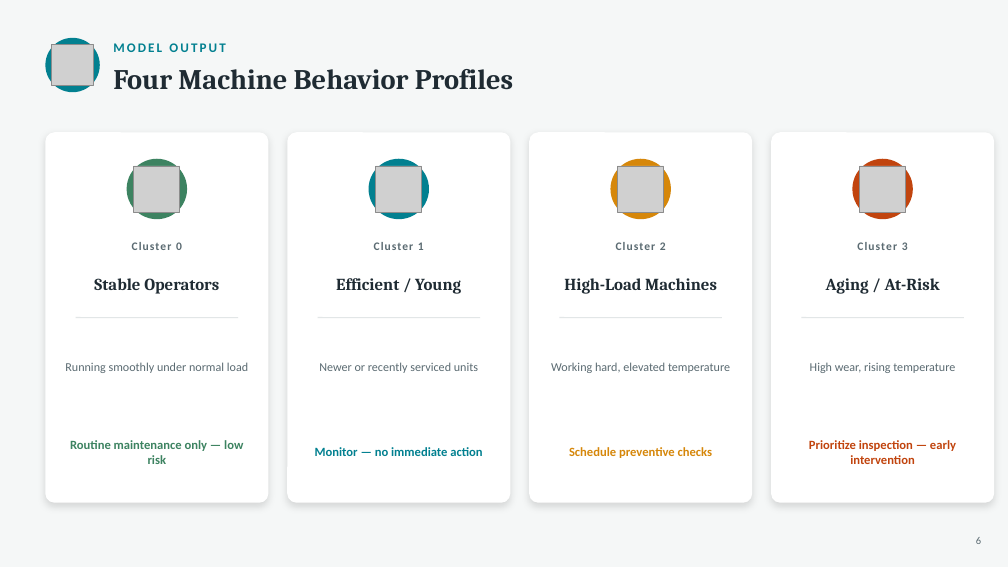
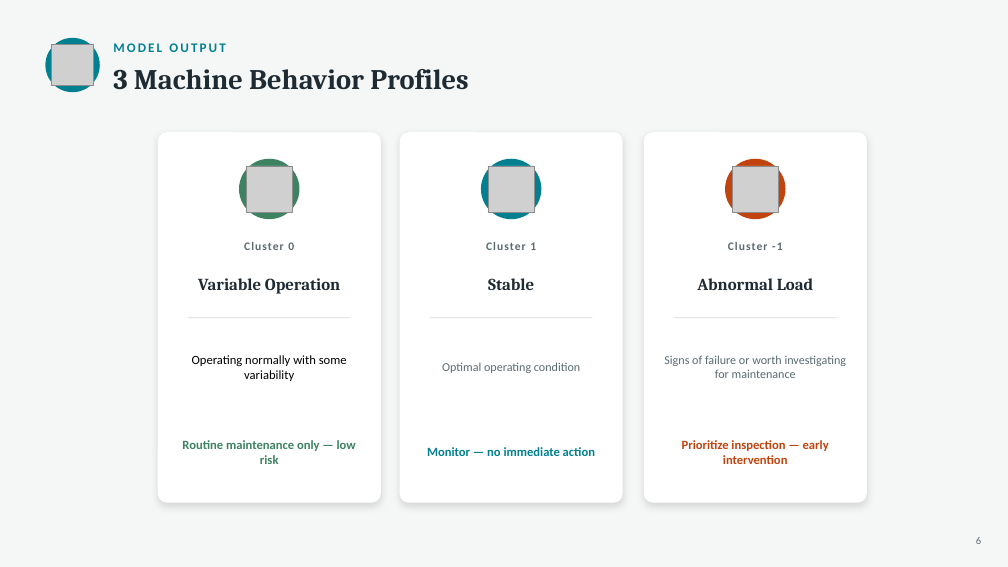
Before and after one commit to Apaelijo/predictive-maintenance-clustering, a slide deck: slide 6 of presentation/Christopher_Lopez_Capstone_Business_Facing_Presentation.pptx. Drawn at 1008x567 pixels with LibreOffice and Linux fonts; fonts in the diff are those of the drawing; grey boxes stand for pictures. Boxes give left, top, right and bottom in pixels: in the first picture for what was removed or moved away, otherwise in the second. Text is boxed around its words. In the diff, an @@ line names an element or a change of style, - is before the commit and + after.

```diff
--- a/presentation/Christopher_Lopez_Capstone_Business_Facing_Presentation.pptx
+++ b/presentation/Christopher_Lopez_Capstone_Business_Facing_Presentation.pptx
@@ text at (113,69,469,90): text changed @@
-Four Machine Behavior Profiles
+3 Machine Behavior Profiles
@@ 4 texts, 2 rounded rectangles, 1 picture: place and size @@
-4 texts, 2 rounded rectangles, 1 picture at (45,132,510,503)
+4 texts, 2 rounded rectangles, 1 picture at (158,132,623,503)
@@ rounded rectangle removed at (529,132,752,503) @@
@@ ellipse removed at (610,159,671,219) @@
@@ picture removed at (618,166,664,212) @@
@@ ellipse: place and size @@
-ellipse at (853,159,913,219)
+ellipse at (725,159,786,219)
@@ text removed at (616,242,666,250) @@
-Cluster 2
@@ text at (728,242,782,250): text changed @@
-Cluster 3
+Cluster -1
@@ text at (198,278,340,294): text changed @@
-Stable Operators
+Variable Operation
@@ text at (488,278,534,290): text changed @@
-Efficient / Young
+Stable
@@ text removed at (564,278,717,294) @@
-High-Load Machines
@@ text at (697,278,813,290): text changed @@
-Aging / At-Risk
+Abnormal Load
@@ 2 ellipses, 2 lines, 1 picture: place and size @@
-2 ellipses, 2 lines, 1 picture at (76,159,480,318)
+2 ellipses, 2 lines, 1 picture at (188,159,593,318)
@@ line removed from (560, 318) to (722, 318) @@
@@ 1 picture, 1 text, 1 rounded rectangle, 1 line: place and size @@
-1 picture, 1 text, 1 rounded rectangle, 1 line at (771,132,994,503)
+1 picture, 1 text, 1 rounded rectangle, 1 line at (644,132,867,503)
@@ text at (192,355,347,381): text changed; size 11.5 to 12 pt; text colour #5B6B72 to #000000 @@
-Running smoothly under normal load
+Operating normally with some variability
@@ text at (664,355,847,378): text changed @@
-High wear, rising temperature
+Signs of failure or worth investigating for maintenance
@@ text at (442,362,580,373): text changed @@
-Newer or recently serviced units
+Optimal operating condition
@@ text removed at (551,362,730,373) @@
-Working hard, elevated temperature
@@ text removed at (569,447,713,458) @@
-Schedule preventive checks
```
Also in this commit, not shown: 6 other slides changed, 13 other files.
